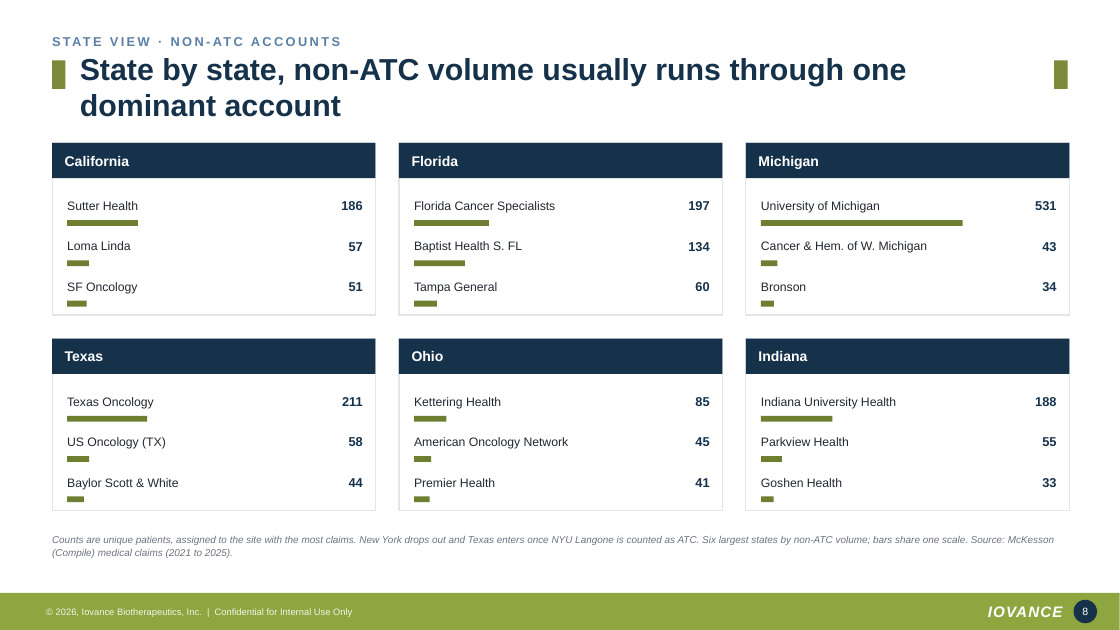
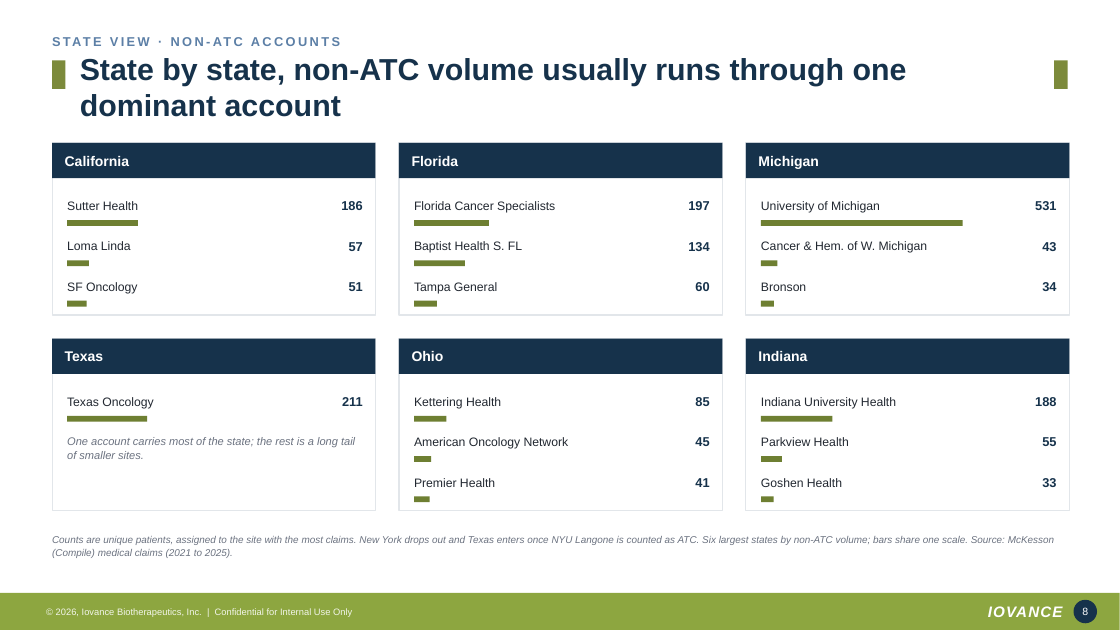
Before and after one commit to Mrnidhi/temp, a slide deck: slide 8 of SOC/Site of Care - reproduction (Mac build).pptx. Drawn at 1120x630 pixels with LibreOffice and Linux fonts; fonts in the diff are those of the drawing. Boxes give left, top, right and bottom in pixels: in the first picture for what was removed or moved away, otherwise in the second. Text is boxed around its words. In the diff, an @@ line names an element or a change of style, - is before the commit and + after.

Commit message:
jhf

```diff
--- a/SOC/Site of Care - reproduction (Mac build).pptx
+++ b/SOC/Site of Care - reproduction (Mac build).pptx
@@ text removed at (x1=67, y1=437, x2=166, y2=449) @@
-US Oncology (TX)
@@ text added at (x1=67, y1=437, x2=355, y2=459), 9.5 pt, text #6B7280, italic @@
+One account carries most of the state; the rest is a long tail of smaller sites.
@@ text removed at (x1=349, y1=437, x2=363, y2=446) @@
-58
@@ rectangle removed at (x1=67, y1=456, x2=89, y2=462) @@
@@ text removed at (x1=67, y1=478, x2=179, y2=490) @@
-Baylor Scott & White
@@ text removed at (x1=349, y1=478, x2=363, y2=487) @@
-44
@@ rectangle removed at (x1=67, y1=497, x2=84, y2=502) @@
```
Also in this commit, not shown: 2 other slides changed.
